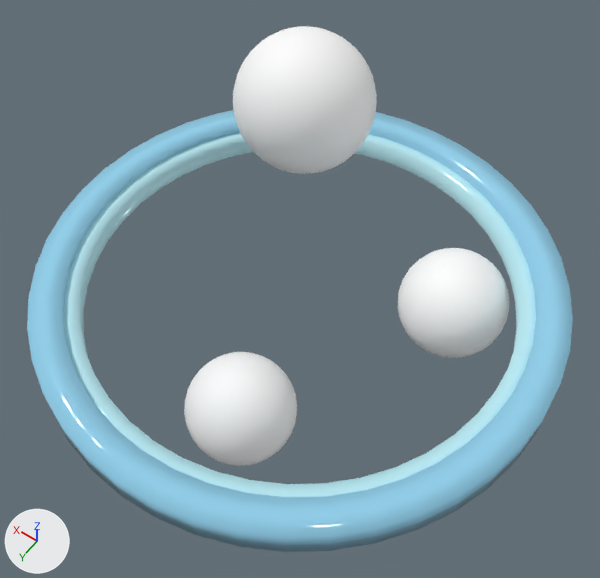
The glTF model public/models/earth/atmosphere.glb, before and after one commit.
Before and after are seen from a camera (50 mm lens) standing at (-0.711, 0.995, 1.583) and looking at (0.005, -0.008, 0.007). Lighting does not change. The marker at lower left points along +X, +Y and +Z. The picture after the commit comes second. Vertices at exactly the same position are counted once.

Objects in the first picture: 'atmosphere', 'cloud_layer_1', 'cloud_layer_2', 'cloud_layer_3', 'troposphere'.
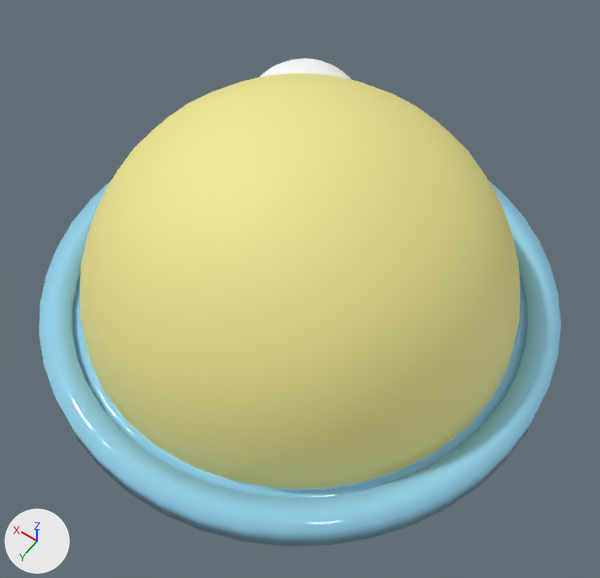
The change in detail:
Material 'mat_0' (mat_mat_0) changes colour from blue #93d1ed to cyan #bbebf5; in linear values from (0.29, 0.639, 0.847) to (0.498, 0.831, 0.91).
Material 'mat_1' (mat_mat_1) changes colour from cyan #bbebf5 to blue #93d1ed; in linear values from (0.498, 0.831, 0.91) to (0.29, 0.639, 0.847).
Material 'mat_2' (mat_mat_2) changes colour from white #ffffff to blue #93d1ed; in linear values from (1.0, 1.0, 1.0) to (0.29, 0.639, 0.847).
Material 'mat_5' (mat_mat_5) is new.
Its base color is (0.878, 0.816, 0.29) (yellow #f1e993).
Its roughness is 0.62.
me_atmosphere_mesh is used by ob_atmosphere; location (0.0, 0.0, 0.0).
me_atmosphere_mesh had 176 vertices, 352 faces and spanned x -0.626..0.626, y -0.626..0.626, z -0.015..0.064.
me_atmosphere_mesh no longer uses material mat_mat_0 (blue #93d1ed).
me_atmosphere_mesh now has 176 vertices, 352 faces and spans x -0.607..0.607, y -0.607..0.607, z -0.036..0.036.
me_atmosphere_mesh part 2: 176 of 176 vertices moved; they spanned x -0.626..0.626, y -0.626..0.626, z -0.015..0.064 and now span x -0.607..0.607, y -0.607..0.607, z -0.036..0.036; mean shift (0.0, 0.0, -0.024).
me_atmosphere_mesh gains material mat_mat_2 (blue #93d1ed).
me_troposphere_mesh is used by ob_troposphere; location (0.0, 0.0, 0.0).
me_troposphere_mesh had 176 vertices, 352 faces and spanned x -0.563..0.563, y -0.563..0.563, z 0.0..0.049.
me_troposphere_mesh no longer uses material mat_mat_1 (cyan #bbebf5).
me_troposphere_mesh now has 176 vertices, 352 faces and spans x -0.513..0.513, y -0.513..0.513, z -0.022..0.022.
me_troposphere_mesh part 1: the whole mesh is scaled about its middle by 0.912, then moved by (0.0, 0.0, -0.024).
me_troposphere_mesh gains material mat_mat_0 (cyan #bbebf5).
me_cloud_layer_1_mesh is used by ob_cloud_layer_1; location (0.0, 0.0, 0.0).
me_cloud_layer_1_mesh had 610 vertices, 1216 faces and spanned x 0.024..0.367, y -0.465..-0.122, z 0.122..0.465.
me_cloud_layer_1_mesh now has 610 vertices, 1216 faces and spans x 0.022..0.335, y -0.424..-0.112, z 0.089..0.402.
me_cloud_layer_1_mesh part 3: the whole mesh is scaled about its middle by 0.912, then moved by (-0.017, 0.026, -0.048).
Mesh me_ozone_layer_mesh is new.
It is a UV sphere (36 segments, 20 rings, poles along z) spanning x -0.513..0.513, y -0.513..0.513, z -0.513..0.513.
It uses material mat_mat_5 (yellow #f1e993).
Mesh me_stratosphere_mesh is new.
It has 176 vertices, 352 faces and spans x -0.536..0.536, y -0.536..0.536, z -0.018..0.018.
It uses material mat_mat_1 (blue #93d1ed).
Object 'ozone_layer' (ob_ozone_layer) is new; it shows me_ozone_layer_mesh.
Its location is (0.0, 0.0, 0.0).
Object 'stratosphere' (ob_stratosphere) is new; it shows me_stratosphere_mesh.
Its location is (0.0, 0.0, 0.0).

Where the change shows, as pixel boxes [x1, y1, x2, y2] in the pictures (600 x 578 px):
'ozone_layer', added (yellow): after [80, 73, 520, 488]
'atmosphere', recoloured, reshaped: before [27, 110, 573, 552]; after [39, 181, 561, 546]
'troposphere', recoloured, rescaled (mostly hidden afterwards): before [64, 132, 536, 497]; after [82, 329, 516, 491]
'cloud_layer_1', recoloured, moved, rescaled: before [233, 26, 377, 174]; after [260, 58, 352, 80]
'cloud_layer_3', recoloured: [184, 352, 297, 466] in both
'cloud_layer_2', recoloured: [398, 248, 509, 358] in both
'stratosphere', added (mostly hidden): after [73, 271, 528, 497]
